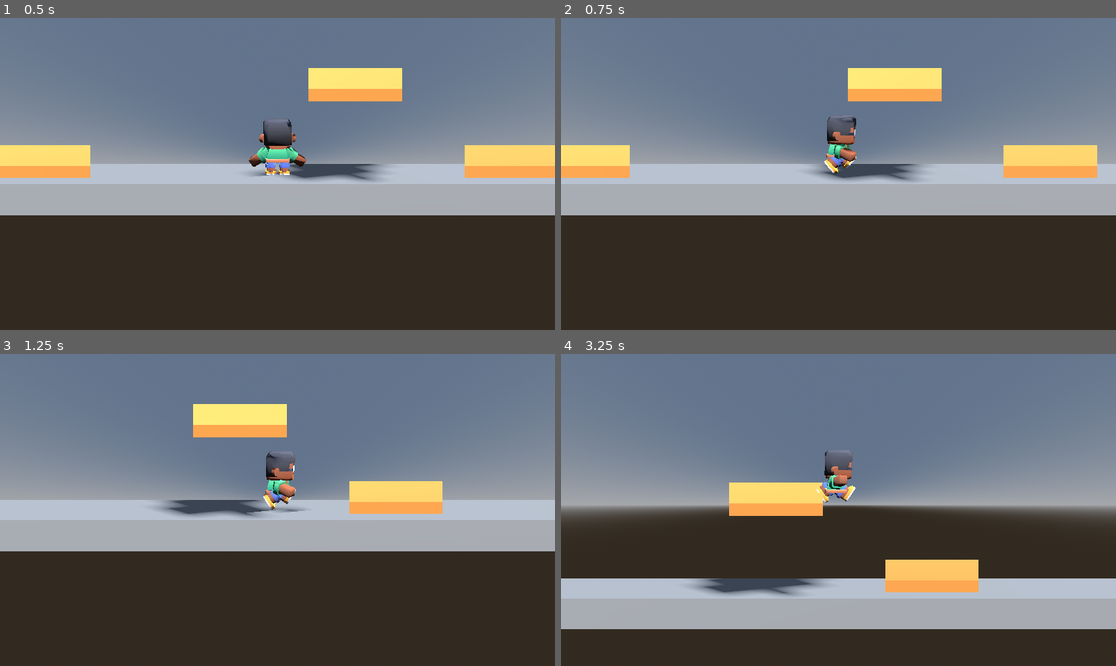
Above: before the commit, frames 1-4 (two rows, left to right).
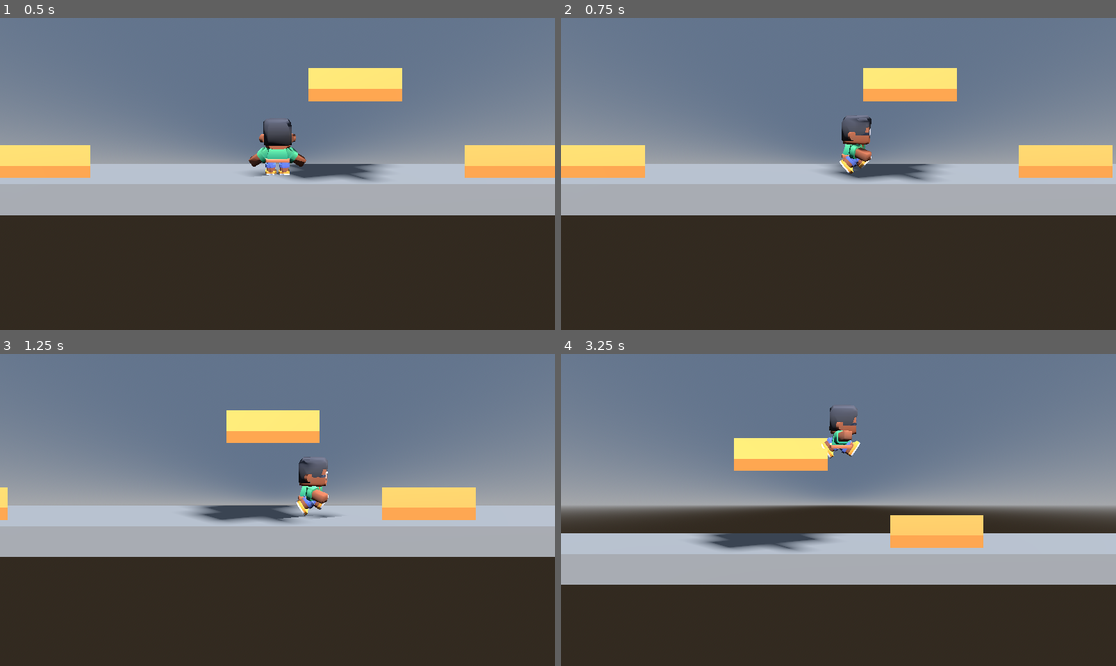
Above: after the commit, the same moments.

Repository: DanielNavarro-02/SpartanBlood
Game: Godot game, scene res://main.tscn
Two runs of this game, one before a commit and one after it. Both use one fixed random seed, a clock stepped at 60 frames per second and the inputs below.
Inputs:
- Up to frame 1 (0.5 s): no input
- Up to frame 2 (0.75 s): hold D (move_right) from 0.53 s (still down)
- Up to frame 3 (1.25 s): keep holding D (move_right); tap Space (saltar) at 0.77 s
- Up to frame 4 (3.25 s): release D (move_right) at 1.28 s; hold A (move_left) 1.28-2.03 s; tap Space (saltar) at 1.52, 3.02 s; hold D (move_right) 2.03-2.78 s; hold W (move_up) from 2.78 s (still down)

Frame 1 is identical in both runs. In frame 2, 3.1% of the frame differs, in the area x 12-100%, y 16-53%; in frame 3, 11%; in frame 4, 36%, in the area x 0-100%, y 16-89%.

Commit message:
T8 N2 Tarea A camara con suavizado

Diff:
--- a/camera_3d.gd
+++ b/camera_3d.gd
@@ -2,15 +2,21 @@
 
 @export var objetivo: Node3D
 @export var distancia = Vector3(0, 2, 12)
+@export var suavizado = 5.0
+@export var limite_min = Vector2(-3, -10)   # x y z mínimas del foco
+@export var limite_max = Vector2(3, 10)     # x y z máximas del foco
 
 func _ready():
 	top_level = true
-	# Se orienta UNA sola vez, mirando al objetivo.
 	look_at_from_position(objetivo.global_position + distancia,
 			objetivo.global_position)
 
 func _physics_process(delta):
-	global_position = objetivo.global_position + distancia
+	var foco = objetivo.global_position
+	foco.x = clamp(foco.x, limite_min.x, limite_max.x)
+	foco.z = clamp(foco.z, limite_min.y, limite_max.y)
+	var destino = objetivo.global_position + distancia
+	global_position = global_position.lerp(destino, suavizado * delta)
 	# Medida (bórrenla al terminar):
 	if Engine.get_physics_frames() % 30 == 0:
 		print("cámara ", global_position.snappedf(0.01))
